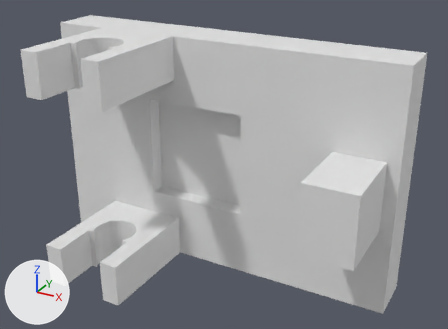
Two versions of the glTF model sets/S2-estacion-sonido/ar/S2-BAL-BASE-E.glb, one commit apart.
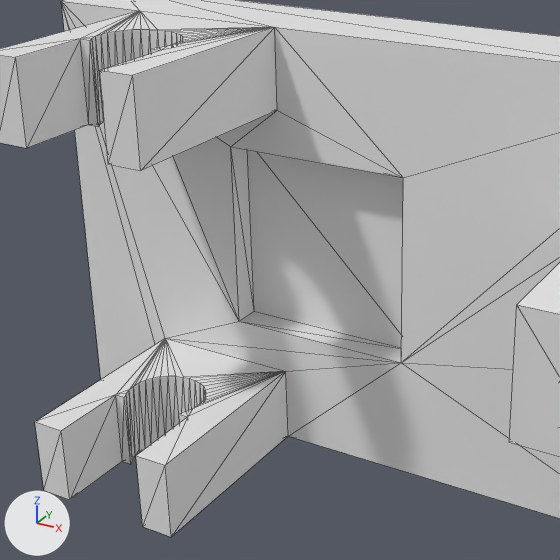
There are two pictures of each version: one whole from a 50 mm lens placed at (152.8, -177.3, 119.1), pointed at (67.0, -21.2, 41.0), one close up on the part from 6% to 72% of the width and 7% to 97% of the height. The lights are fixed; the arrows at lower left show +X, +Y and +Z. The last two pictures show the newer version. The close-ups show mesh edges as thin lines.

Names of what the first close-up shows: 'S2-BAL-BASE-E'.
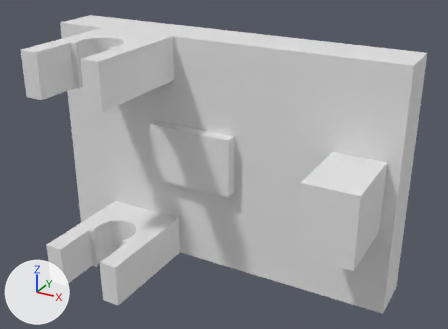
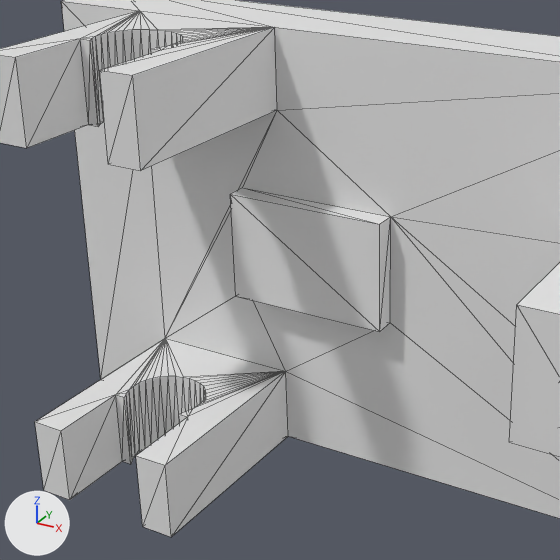
Boxes (x1, y1, x2, y2) around the edits, measured in the close-ups (560 x 560 px; the box of a moved part takes in the faces that stretch with it):
part 1 of me_mesh_0, moved or reshaped
    before: (61, 1, 560, 502)
    after: (166, 93, 560, 500)

The edits, one by one:
me_mesh_0 has 148 vertices, 292 faces and spans x 0.0..120.0, y -52.0..0.0, z 0.0..78.0.
me_mesh_0 is used by ob_s2_bal_base_e; location (0.0, 0.0, 0.0).
Part 1, on me_mesh_0:
Vertex 6 of me_mesh_0 moves from (36.0, -11.0, 22.0) at pixel (254, 311) to (38.2, -16.0, 29.2).
Vertex 7 of me_mesh_0 moves from (36.0, -16.0, 22.0) at pixel (239, 321) to (38.2, -19.8, 29.2) at pixel (235, 296).
Vertex 70 of me_mesh_0 moves from (36.0, -11.0, 56.0) to (38.2, -16.0, 48.8) at pixel (242, 187).
Vertex 71 of me_mesh_0 moves from (36.0, -16.0, 56.0) at pixel (230, 146) to (38.2, -19.8, 48.8) at pixel (230, 194).
Vertex 132 of me_mesh_0 moves from (70.0, -11.0, 22.0) to (67.8, -16.0, 29.2) at pixel (390, 322).
Vertex 133 of me_mesh_0 moves from (70.0, -16.0, 22.0) at pixel (401, 362) to (67.8, -19.8, 29.2) at pixel (379, 331).
Vertex 140 of me_mesh_0 moves from (70.0, -11.0, 56.0) to (67.8, -16.0, 48.8) at pixel (390, 216).
Vertex 141 of me_mesh_0 moves from (70.0, -16.0, 56.0) at pixel (403, 177) to (67.8, -19.8, 48.8) at pixel (379, 224).
